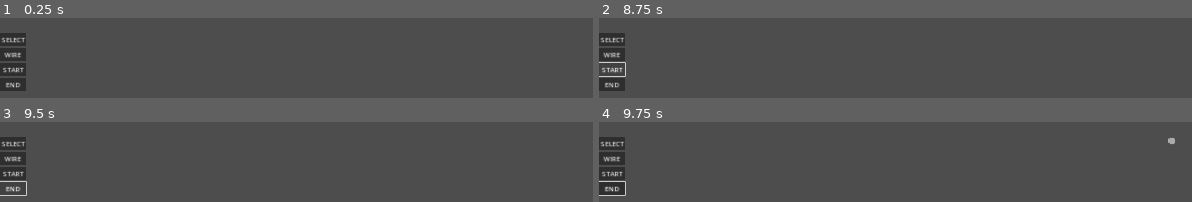
Above: before the commit, frames 1-4 (two rows, left to right).
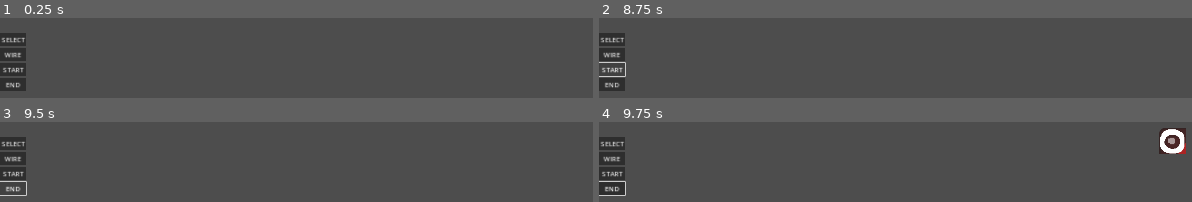
Above: after the commit, the same moments.

Repository: Aisudoragon/logic-gates
Game: Godot game, scene res://scenes/levels/playground.tscn
The game is run twice, just before and just after one commit, with the same random seed, the same clock (stepped at 60 frames per second) and the same inputs. The engine's default icon, where the game draws it, is replaced by a stand-in: a white triangle on a blue panel in a dark square.
Inputs (mouse positions are in pixels of both pictures, inside the frame that each line leads up to):
- Up to frame 1 (0.25 s): no input
- Up to frame 2 (8.75 s): click "START" at 0.5 s; click "START" at 1.25 s; click "SELECT" at 2 s; click "WIRE" at 2.75 s; click "END" at 3.5 s; click "SELECT" at 4.25 s; click "WIRE" at 5 s; click "END" at 5.75 s; click "SELECT" at 6.5 s; click "WIRE" at 7.25 s; click "START" at 8 s
- Up to frame 3 (9.5 s): click "END" at 8.75 s
- Up to frame 4 (9.75 s): tap Enter at 9.5 s; move the mouse to (1174, 143) at 9.52 s; hold 1 from 9.53 s (still down); click (1174, 143) at 9.67 s

Frames 1-3 are identical in both runs. In frame 4, 1.4% of the frame differs, in the area x 94-99%, y 7-40%.
Error after the commit: Cannot call method 'get_custom_data' on a null value. (res://scripts/levels/playground.gd:167)

Commit message:
Added very simple concept for spreading logic

Diff:
--- a/assets/resources/tilesets/gate_tileset.tres
+++ b/assets/resources/tilesets/gate_tileset.tres
@@ -5,8 +5,14 @@
 [sub_resource type="TileSetAtlasSource" id="TileSetAtlasSource_sjw15"]
 texture = ExtResource("1_bvmjg")
 texture_region_size = Vector2i(64, 64)
+0:0/next_alternative_id = 3
 0:0/0 = 0
+1:0/next_alternative_id = 3
 1:0/0 = 0
+1:0/1 = 1
+1:0/1/modulate = Color(0.233333, 1, 0, 1)
+1:0/2 = 2
+1:0/2/modulate = Color(1, 0, 0, 1)
 
 [resource]
 tile_size = Vector2i(64, 64)
--- a/project.godot
+++ b/project.godot
@@ -21,7 +21,6 @@
 [debug]
 
 gdscript/warnings/untyped_declaration=2
-gdscript/warnings/inferred_declaration=1
 gdscript/warnings/unsafe_property_access=1
 gdscript/warnings/unsafe_method_access=1
 gdscript/warnings/unsafe_cast=1
--- a/scenes/levels/playground.tscn
+++ b/scenes/levels/playground.tscn
@@ -9,9 +9,12 @@
 [sub_resource type="TileSetAtlasSource" id="TileSetAtlasSource_qivgt"]
 texture = ExtResource("3_cfd3d")
 texture_region_size = Vector2i(64, 64)
+0:0/next_alternative_id = 2
 0:0/0 = 0
-1:0/0 = 0
-1:0/0/custom_data_0 = true
+0:0/0/modulate = Color(1, 0, 0, 1)
+0:0/1 = 1
+0:0/1/modulate = Color(0, 1, 0.133333, 1)
+0:0/1/custom_data_0 = true
 
 [sub_resource type="TileSet" id="TileSet_1jhvd"]
 tile_size = Vector2i(64, 64)
@@ -23,6 +26,7 @@
 script = ExtResource("1_ywb2o")
 
 [node name="LogicLayer" type="TileMapLayer" parent="."]
+self_modulate = Color(1, 1, 1, 0.529412)
 tile_set = SubResource("TileSet_1jhvd")
 
 [node name="WireLayer" type="TileMapLayer" parent="."]
--- a/scripts/levels/playground.gd
+++ b/scripts/levels/playground.gd
@@ -11,7 +11,7 @@
 	var mouse_position: Vector2i = wire_layer.local_to_map(wire_layer.get_local_mouse_position())
 
 	if event is InputEventMouseButton:
-		var event_mb: InputEventMouseButton = event
+		var event_mb := event as InputEventMouseButton
 		if event.is_pressed() and event_mb.button_index == MOUSE_BUTTON_LEFT:
 			previous_tile = mouse_position
 		if event.is_released() and event_mb.button_index == MOUSE_BUTTON_LEFT:
@@ -29,6 +29,14 @@
 			highlight_layer.clear()
 			update_wire_look(mouse_position, Vector2i.ZERO)
 
+	if Input.is_key_pressed(KEY_1):
+		gate_layer.set_cell(mouse_position, 0, Vector2i(0, 0))
+		logic_layer.set_cell(mouse_position, 0, Vector2i(0, 0))
+	if Input.is_key_pressed(KEY_2):
+		gate_layer.set_cell(mouse_position, 0, Vector2i(1, 0), 2)
+		logic_layer.set_cell(mouse_position, 0, Vector2i(0, 0))
+	if Input.is_key_pressed(KEY_ENTER):
+		toogle_start_gate()
 
 
 func update_wire_look(tile_position: Vector2i, new_direction: Vector2i) -> void:
@@ -133,8 +141,28 @@
 func copy_highlight_into_layer() -> void:
 	var all_tiles: Array[Vector2i] = highlight_layer.get_used_cells()
 
-	for coordinates: Vector2i in all_tiles:
+	for coordinates in all_tiles:
 		var atlas_coords: Vector2i = highlight_layer.get_cell_atlas_coords(coordinates)
 		var alternative: int = highlight_layer.get_cell_alternative_tile(coordinates)
 
 		wire_layer.set_cell(coordinates, 0, atlas_coords, alternative)
+		if logic_layer.get_cell_source_id(coordinates) == -1:
+			logic_layer.set_cell(coordinates, 0, Vector2i(0, 0))
+
+
+func toogle_start_gate() -> void:
+	var gates: Array[Vector2i] = gate_layer.get_used_cells_by_id(0, Vector2i(0, 0))
+	for gate_pos in gates:
+		var state: int = logic_layer.get_cell_alternative_tile(gate_pos)
+		if state == 0:
+			logic_layer.set_cell(gate_pos, 0, Vector2i(0, 0), 1)
+		else:
+			logic_layer.set_cell(gate_pos, 0, Vector2i(0, 0), 0)
+		update_state(gate_pos, state)
+
+
+func update_state(tile_coords: Vector2i, state: bool) -> void:
+	logic_layer.set_cell(tile_coords, 0, Vector2i(0, 0), not state)
+	var wire_data: TileData = wire_layer.get_cell_tile_data(tile_coords)
+	if wire_data.get_custom_data("right_direction"):
+		update_state(tile_coords + Vector2i.RIGHT, state)
